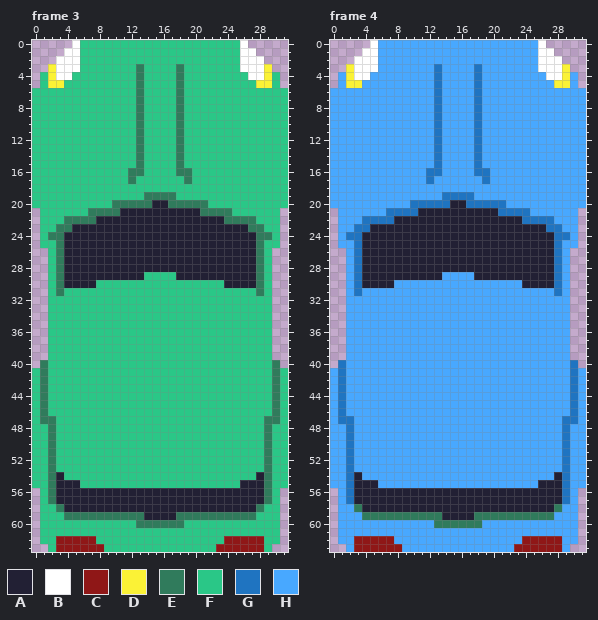
Pixel-art file, stored at Studio Nogg/Sprite_Red_Car.aseprite. The picture above is the old version.
32x64 pixels, 12 frames. Colours within 5 levels of each other are drawn and written as one. Shown: frame 3, frame 4. The commit also changed other frames, which this record leaves out.
Palette (. is transparent): A #222034  B #ffffff  C #8f1717  D #fbf236  E #307b5c  F #2ac787  G #1f74c1  H #48a8ff
Now the later version:
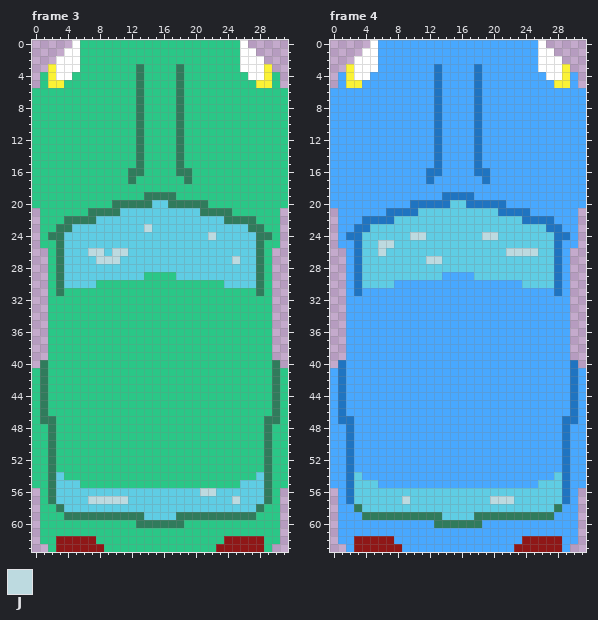
Colours new in this view: J #bddae0
Changes in this commit:
colour A: #222034 -> #5fcde4
Changed rows in their new state; - is a pixel that keeps its letter.
Frame 3:
first column x 7:
23 -------J-----------
24 ---------------J---
26 JJ-JJ--------------
27 -JJJ--------------J
first column x 7:
56 --------------JJ---
57 JJJJJ-------------J
Frame 4:
first column x 6:
24 ----JJ-------JJ-----
25 JJ------------------
26 J---------------JJJJ
27 ------JJ------------
first column x 9:
57 J----------JJJ
Pixel boxes of the changes (left, top, right, bottom) in both pictures:
changed: (64, 200, 256, 288)
changed: (56, 472, 264, 520)
changed: (362, 200, 554, 288)
changed: (354, 472, 562, 520)
